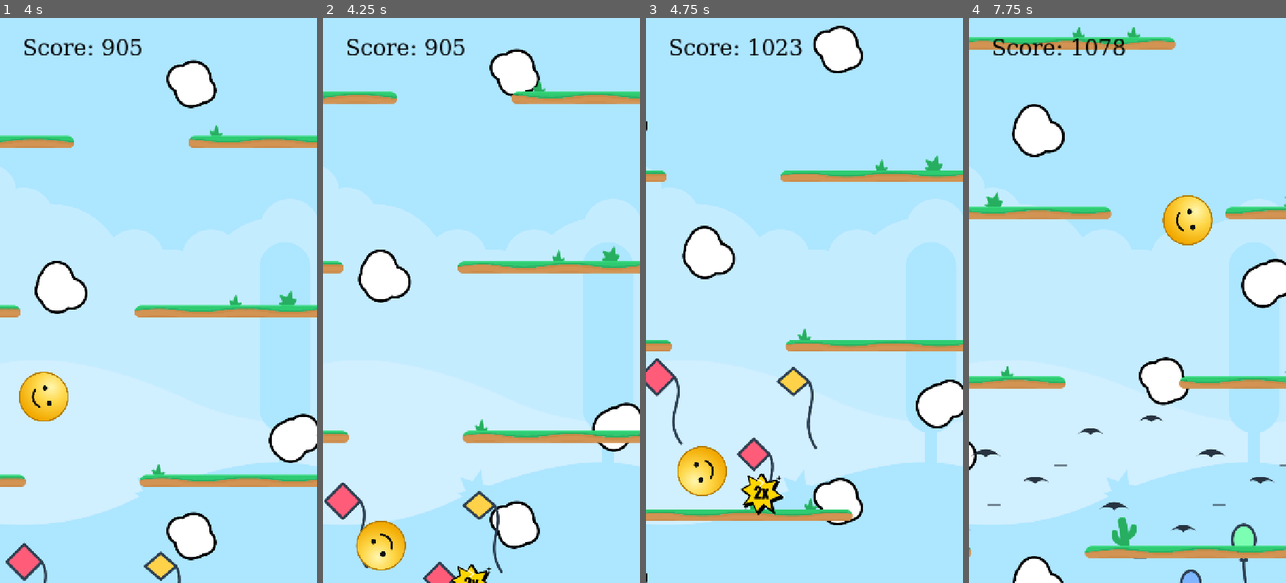
Above: before the commit, frames 1-4 (left to right).
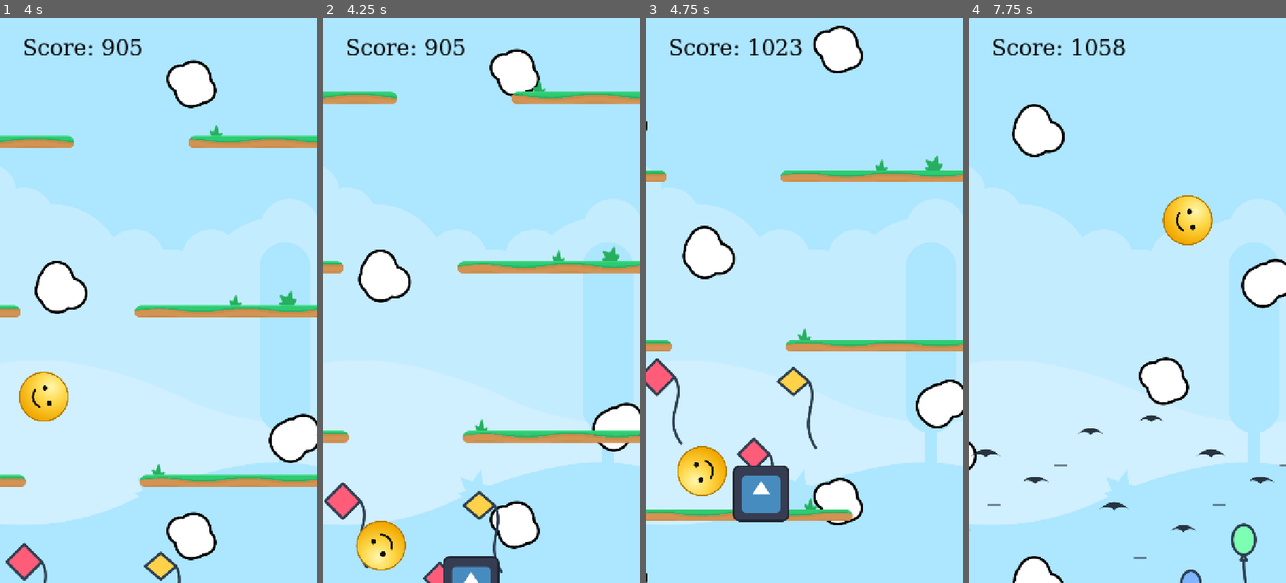
Above: after the commit, the same moments.

Repository: hamma2/droppin
Game: Godot game, scene res://Scenes/main.tscn
The game is run twice, just before and just after one commit, with the same random seed, the same clock (stepped at 60 frames per second) and the same inputs. The engine's default icon, where the game draws it, is replaced by a stand-in: a white triangle on a blue panel in a dark square.
Inputs (mouse positions are in pixels of both pictures, inside the frame that each line leads up to):
- Up to frame 1 (4 s): move the mouse to (228, 272) at 0.52 s; hold Right (ui_right) 0.53-1.25 s; hold Shift 0.53-1.25 s; click (228, 272) at 0.67 s; drag from (95, 328) to (142, 413) at 1.27 s; move the mouse to (190, 176) at 2.02 s; hold Right (ui_right) 2.03-2.75 s; hold Shift 2.03-2.75 s; drag from (142, 413) to (63, 215) at 2.77 s; move the mouse to (253, 385) at 3.52 s; hold Left (ui_left) from 3.53 s (still down); hold Shift from 3.53 s (still down)
- Up to frame 2 (4.25 s): keep holding Left (ui_left); keep holding Shift
- Up to frame 3 (4.75 s): release Left (ui_left) at 4.25 s; release Shift at 4.25 s; drag from (709, 215) to (791, 577) at 4.27 s
- Up to frame 4 (7.75 s): move the mouse to (1143, 300) at 5.02 s; hold Left (ui_left) 5.03-5.75 s; hold Shift 5.03-5.75 s; click (1143, 300) at 5.17 s; drag from (1079, 159) to (1064, 328) at 5.77 s; move the mouse to (1197, 272) at 6.52 s; hold Right (ui_right) 6.53-7.25 s; hold Shift 6.53-7.25 s; drag from (1064, 328) to (1111, 413) at 7.27 s

Frame 1 is identical in both runs. In frame 2, 0.8% of the frame differs, in the area x 38-56%, y 95-100%; in frame 3, 1.7%; in frame 4, 6.1%, in the area x 0-100%, y 1-96%.

Commit message:
Extra: Invisible Barriers with blink effect. described in #23

Diff:
--- a/Scripts/Barrier.gd
+++ b/Scripts/Barrier.gd
@@ -65,6 +65,7 @@
     # barrier.add_child(color_rect)
 
     var panelContainer = PanelContainer.new()
+    panelContainer.name = "PanelContainer"
     panelContainer.position = Vector2(-width/2, -barrier_height/2)
     panelContainer.size = Vector2(width, barrier_height)
     panelContainer.clip_children = true
@@ -81,6 +82,7 @@
 
     # Add Sprite for visual representation
     var textRect = TextureRect.new()
+    textRect.name = "BarrierTexture"
     textRect.texture = barrier_texture
     textRect.expand_mode = TextureRect.EXPAND_IGNORE_SIZE
     textRect.stretch_mode = TextureRect.STRETCH_KEEP_ASPECT_COVERED
--- a/Scripts/BarrierGenerator.gd
+++ b/Scripts/BarrierGenerator.gd
@@ -20,9 +20,10 @@
 
 # points extra
 const extra_item_points_script = preload("res://Scripts/Extras/Points/PointsItem.gd")
-
 # change direction extra
 const extra_item_direction_script = preload("res://Scripts/Extras/Direction/DirectionItem.gd")
+# invisible barriers extra
+const extra_item_invisible_barriers_script = preload("res://Scripts/Extras/Insvisible_Barriers/Insvisible_BarriersItem.gd")
 
 var time_since_last_spawn: float = 0.0
 var barrier_pairs: Array = []
@@ -39,6 +40,7 @@
 var camera: Camera2D
 var viewport_center: Vector2
 var barrier_spacing: float
+var barriers_invisible: bool = false
 
 # Extra-System-Variablen
 var available_extra_types: Array[ExtraData] = []
@@ -86,6 +88,9 @@
     update_barriers()
     update_extra_items()
 
+func _process(_delta: float) -> void:
+    update_barrier_visibility()
+
 func spawn_barrier_pair():
     """Spawnt ein neues statisches Barrieren-Paar unterhalb der Kamera"""
     var viewport_left = viewport_center.x - screen_width / 2
@@ -130,6 +135,17 @@
     for pair in pairs_to_remove:
         barrier_pairs.erase(pair)
 
+func update_barrier_visibility():
+    """Aktualisiert die Sichtbarkeit der Barrieren basierend auf dem 'barriers_invisible' Zustand"""
+    for pair in barrier_pairs:
+        if barriers_invisible:
+            pair.get_node("LeftBarrier").visible = false
+            pair.get_node("RightBarrier").visible = false
+        else:
+            pair.get_node("LeftBarrier").visible = true
+            pair.get_node("RightBarrier").visible = true
+
+
 func count_barriers_below_camera() -> int:
     """Zählt die Barrieren unterhalb der Kamera"""
     var count = 0
@@ -162,6 +178,8 @@
             extra.script = extra_item_points_script
         "direction":
             extra.script = extra_item_direction_script
+        "invisible_barriers":
+            extra.script = extra_item_invisible_barriers_script
 
     extra.position = Vector2(
         randf_range(viewport_left + 100, viewport_right - 100),
--- a/Scripts/Extras/Effects.gd
+++ b/Scripts/Extras/Effects.gd
@@ -8,6 +8,7 @@
 # get all necesary game scripts
 @onready var gameManager: GameManager = $/root/PlayScene/GameManager
 @onready var playerBall: Ball = $/root/PlayScene/Ball
+@onready var barrierGenerator: BarrierGenerator = $/root/PlayScene/BarrierGenerator
 
 # Called when the node enters the scene tree for the first time.
 func _ready() -> void:
@@ -38,3 +39,10 @@
     playerBall.direction = -1
     await get_tree().create_timer(duration).timeout
     playerBall.direction = 1
+
+func invisible_barriers(effect_invisible_duration: float, number_blink_times: int, visible_duration: float) -> void:
+    for i in number_blink_times:
+        barrierGenerator.barriers_invisible = true
+        await get_tree().create_timer(effect_invisible_duration).timeout
+        barrierGenerator.barriers_invisible = false
+        await get_tree().create_timer(visible_duration).timeout
--- /dev/null
+++ b/Scripts/Extras/Insvisible_Barriers/Insvisible_BarriersItem.gd
@@ -0,0 +1,10 @@
+extends ExtraItem
+class_name Invisible_BarriersItem
+
+@onready var effectsScript: EffectScript = $/root/PlayScene/EffectScript
+
+func apply_effect() -> void:
+    """Sammelt Punkte ein"""
+    if effectsScript != null:
+        effectsScript.invisible_barriers(extra_data.effect_invisible_duration, extra_data.blink_times,
+        extra_data.visible_duration)
--- /dev/null
+++ b/Scripts/Extras/Insvisible_Barriers/Invisible_barriersData.gd
@@ -0,0 +1,9 @@
+class_name Invisible_BarriersData extends ExtraData
+
+## Datenklasse für spawnable Extra Items
+## Die Punkteanzahl die dieses Extra gibt
+@export var effect_invisible_duration: float = 3.0
+
+@export var blink_times: int = 5
+
+@export var visible_duration: float = 0.2
--- a/StaticData/Levels/Level_1/Level_1_settings.tres
+++ b/StaticData/Levels/Level_1/Level_1_settings.tres
@@ -1,12 +1,10 @@
-[gd_resource type="Resource" script_class="LevelSettingsData" load_steps=6 format=3 uid="uid://bqx7tei56wsey"]
+[gd_resource type="Resource" script_class="LevelSettingsData" load_steps=4 format=3 uid="uid://bqx7tei56wsey"]
 
-[ext_resource type="Script" uid="uid://crymhcdpuwbj5" path="res://Scripts/Extras/BaseExtraData.gd" id="1_8q6iv"]
-[ext_resource type="Resource" uid="uid://0qma4xk0h0ty" path="res://StaticData/Extras/Points/50_points.tres" id="2_7c00d"]
-[ext_resource type="Script" uid="uid://otosgdtm7fva" path="res://Scripts/Resources/LevelSettingsData.gd" id="2_c6adk"]
-[ext_resource type="Resource" uid="uid://dx2rxcc4xgvur" path="res://StaticData/Extras/Points/2_multiply_points.tres" id="3_8fx4h"]
-[ext_resource type="Resource" uid="uid://dfylycvgjdeuh" path="res://StaticData/Extras/Direction/change_direction_5_seconds.tres" id="4_6dooq"]
+[ext_resource type="Script" uid="uid://crymhcdpuwbj5" path="res://Scripts/Extras/BaseExtraData.gd" id="1_2dygm"]
+[ext_resource type="Resource" uid="uid://b7806c2d5r35r" path="res://Textures/Extras/invisible_barriers.tres" id="2_2dygm"]
+[ext_resource type="Script" uid="uid://otosgdtm7fva" path="res://Scripts/Resources/LevelSettingsData.gd" id="3_r8whi"]
 
 [resource]
-script = ExtResource("2_c6adk")
-extra_data_list = Array[ExtResource("1_8q6iv")]([ExtResource("2_7c00d"), ExtResource("3_8fx4h"), ExtResource("4_6dooq")])
+script = ExtResource("3_r8whi")
+extra_data_list = Array[ExtResource("1_2dygm")]([ExtResource("2_2dygm")])
 metadata/_custom_type_script = "uid://otosgdtm7fva"
--- /dev/null
+++ b/Textures/Extras/invisible_barriers.tres
@@ -0,0 +1,10 @@
+[gd_resource type="Resource" script_class="Invisible_BarriersData" load_steps=3 format=3 uid="uid://b7806c2d5r35r"]
+
+[ext_resource type="Script" uid="uid://csjx8kfhk2ncm" path="res://Scripts/Extras/Insvisible_Barriers/Invisible_barriersData.gd" id="1_jn76t"]
+[ext_resource type="Texture2D" uid="uid://busovd8rpvcse" path="res://icon.svg" id="2_kpjam"]
+
+[resource]
+script = ExtResource("1_jn76t")
+effect_type = "invisible_barriers"
+texture = ExtResource("2_kpjam")
+metadata/_custom_type_script = "uid://csjx8kfhk2ncm"
Not shown, added: Scripts/Extras/Insvisible_Barriers/Insvisible_BarriersItem.gd.uid
Not shown, added: Scripts/Extras/Insvisible_Barriers/Invisible_barriersData.gd.uid
